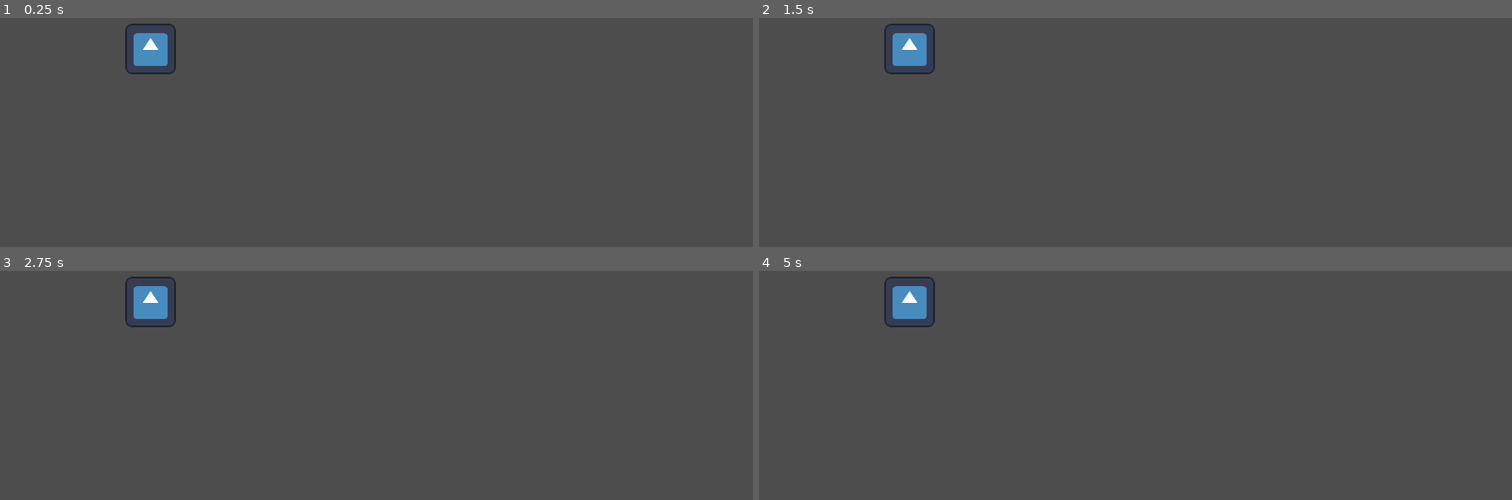
Above: before the commit, frames 1-4 (two rows, left to right).
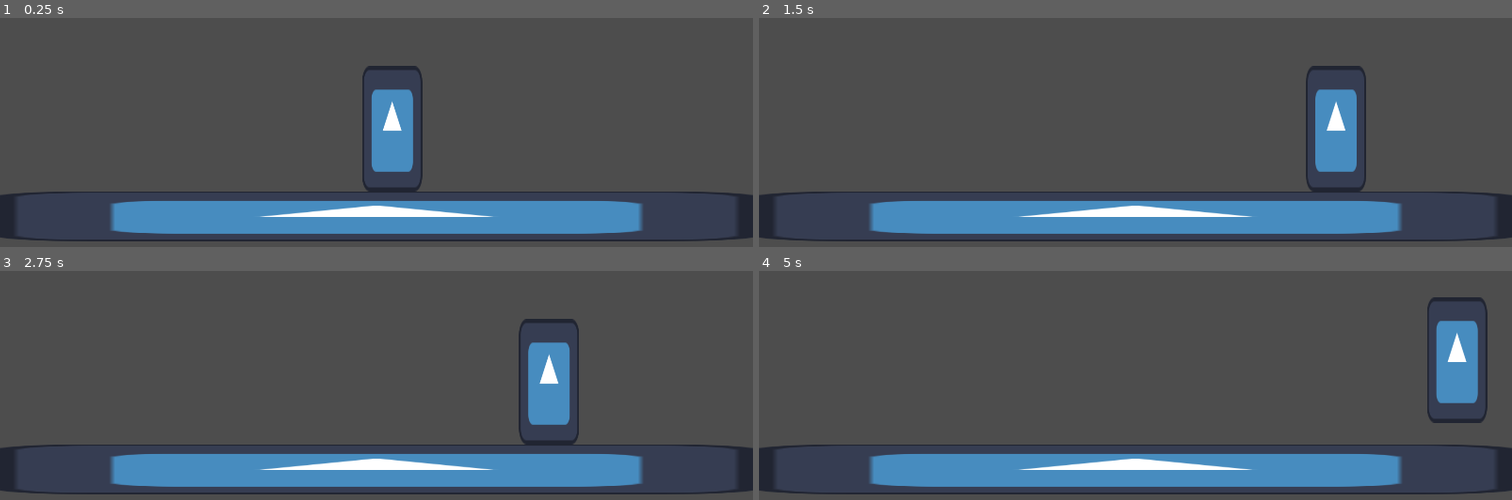
Above: after the commit, the same moments.

Repository: AgilMonkey/kmipn-6-dreamcode-trio
Game: Godot game, scene res://scenes/testing.tscn
The game is run twice, just before and just after one commit, with the same random seed, the same clock (stepped at 60 frames per second) and the same inputs. The project has no main scene, so this scene is started directly. The engine's default icon, where the game draws it, is replaced by a stand-in: a white triangle on a blue panel in a dark square.
Inputs:
- Up to frame 1 (0.25 s): no input
- Up to frame 2 (1.5 s): tap Enter at 0.5 s; hold Right (move_right, bound only after the commit) from 0.53 s (still down); tap Z (jump, bound only after the commit) at 0.6, 0.77, 1.07, 1.35 s
- Up to frame 3 (2.75 s): tap Z (jump, bound only after the commit) at 1.52, 1.82, 2.1 s; release Right (move_right, bound only after the commit) at 2.03 s; hold Left (move_left, bound only after the commit) from 2.03 s (still down)
- Up to frame 4 (5 s): release Left (move_left, bound only after the commit) at 2.78 s; hold Right (move_right, bound only after the commit) 2.78-4.28 s; tap Z (jump, bound only after the commit) at 2.85, 3.02, 3.32, 3.6, 3.77, 4.07, 4.35, 4.52, 4.82 s; tap Space at 4.25 s; hold Left (move_left, bound only after the commit) from 4.28 s (still down)

The runs differ from the first frame. In frame 1, 16% of the frame differs, in the area x 0-100%, y 2-98%; in frame 2, 16%; in frame 3, 16%; in frame 4, 16%.

Commit message:
Added player and player movement and input

Diff:
--- a/project.godot
+++ b/project.godot
@@ -21,6 +21,40 @@
 window/stretch/mode="canvas_items"
 window/stretch/aspect="ignore"
 
+[input]
+
+move_right={
+"deadzone": 0.5,
+"events": [Object(InputEventKey,"resource_local_to_scene":false,"resource_name":"","device":-1,"window_id":0,"alt_pressed":false,"shift_pressed":false,"ctrl_pressed":false,"meta_pressed":false,"pressed":false,"keycode":0,"physical_keycode":4194321,"key_label":0,"unicode":0,"echo":false,"script":null)
+, Object(InputEventJoypadMotion,"resource_local_to_scene":false,"resource_name":"","device":-1,"axis":0,"axis_value":1.0,"script":null)
+]
+}
+move_left={
+"deadzone": 0.5,
+"events": [Object(InputEventKey,"resource_local_to_scene":false,"resource_name":"","device":-1,"window_id":0,"alt_pressed":false,"shift_pressed":false,"ctrl_pressed":false,"meta_pressed":false,"pressed":false,"keycode":0,"physical_keycode":4194319,"key_label":0,"unicode":0,"echo":false,"script":null)
+, Object(InputEventJoypadMotion,"resource_local_to_scene":false,"resource_name":"","device":-1,"axis":0,"axis_value":-1.0,"script":null)
+]
+}
+move_up={
+"deadzone": 0.5,
+"events": [Object(InputEventKey,"resource_local_to_scene":false,"resource_name":"","device":-1,"window_id":0,"alt_pressed":false,"shift_pressed":false,"ctrl_pressed":false,"meta_pressed":false,"pressed":false,"keycode":0,"physical_keycode":4194320,"key_label":0,"unicode":0,"echo":false,"script":null)
+]
+}
+move_down={
+"deadzone": 0.5,
+"events": [Object(InputEventKey,"resource_local_to_scene":false,"resource_name":"","device":-1,"window_id":0,"alt_pressed":false,"shift_pressed":false,"ctrl_pressed":false,"meta_pressed":false,"pressed":false,"keycode":0,"physical_keycode":4194322,"key_label":0,"unicode":0,"echo":false,"script":null)
+]
+}
+jump={
+"deadzone": 0.5,
+"events": [Object(InputEventKey,"resource_local_to_scene":false,"resource_name":"","device":-1,"window_id":0,"alt_pressed":false,"shift_pressed":false,"ctrl_pressed":false,"meta_pressed":false,"pressed":false,"keycode":0,"physical_keycode":90,"key_label":0,"unicode":122,"echo":false,"script":null)
+]
+}
+
+[physics]
+
+common/physics_ticks_per_second=70
+
 [rendering]
 
 renderer/rendering_method="mobile"
--- /dev/null
+++ b/scenes/player/player.gd
@@ -0,0 +1,28 @@
+extends CharacterBody2D
+
+
+const SPEED = 500.0
+const JUMP_VELOCITY = -400.0
+
+# Get the gravity from the project settings to be synced with RigidBody nodes.
+var gravity = ProjectSettings.get_setting("physics/2d/default_gravity")
+
+
+func _physics_process(delta):
+	# Add the gravity.
+	if not is_on_floor():
+		velocity.y += gravity * delta
+
+	# Handle jump.
+	if Input.is_action_just_pressed("jump") and is_on_floor():
+		velocity.y = JUMP_VELOCITY
+
+	# Get the input direction and handle the movement/deceleration.
+	# As good practice, you should replace UI actions with custom gameplay actions.
+	var direction = Input.get_axis("move_left", "move_right")
+	if direction:
+		velocity.x = direction * SPEED
+	else:
+		velocity.x = move_toward(velocity.x, 0, SPEED)
+
+	move_and_slide()
--- /dev/null
+++ b/scenes/player/player.tscn
@@ -0,0 +1,20 @@
+[gd_scene load_steps=4 format=3 uid="uid://cnvfy6v4dwocl"]
+
+[ext_resource type="Texture2D" uid="uid://car55fva7ngde" path="res://icon.svg" id="1_8278p"]
+[ext_resource type="Script" path="res://scenes/player/player.gd" id="1_cou1i"]
+
+[sub_resource type="CapsuleShape2D" id="CapsuleShape2D_p7pti"]
+radius = 88.0
+height = 352.0
+
+[node name="Player" type="CharacterBody2D"]
+script = ExtResource("1_cou1i")
+
+[node name="Icon" type="Sprite2D" parent="."]
+position = Vector2(0, -160)
+scale = Vector2(1.2, 2.5)
+texture = ExtResource("1_8278p")
+
+[node name="CollisionShape2D" type="CollisionShape2D" parent="."]
+position = Vector2(0, -176)
+shape = SubResource("CapsuleShape2D_p7pti")
--- a/scenes/testing.tscn
+++ b/scenes/testing.tscn
@@ -1,9 +1,24 @@
-[gd_scene load_steps=2 format=3 uid="uid://boaj6qp2a7r41"]
+[gd_scene load_steps=4 format=3 uid="uid://boaj6qp2a7r41"]
 
 [ext_resource type="Texture2D" uid="uid://car55fva7ngde" path="res://icon.svg" id="1_um7pu"]
+[ext_resource type="PackedScene" uid="uid://cnvfy6v4dwocl" path="res://scenes/player/player.tscn" id="2_htqtv"]
+
+[sub_resource type="RectangleShape2D" id="RectangleShape2D_wcy38"]
+size = Vector2(128, 128)
 
 [node name="Testing" type="Node"]
 
-[node name="Icon" type="Sprite2D" parent="."]
-position = Vector2(384, 516)
+[node name="Level2D" type="Node2D" parent="."]
+
+[node name="Ground" type="StaticBody2D" parent="Level2D"]
+position = Vector2(960, 944)
+scale = Vector2(15.32, 1)
+
+[node name="Icon" type="Sprite2D" parent="Level2D/Ground"]
 texture = ExtResource("1_um7pu")
+
+[node name="CollisionShape2D" type="CollisionShape2D" parent="Level2D/Ground"]
+shape = SubResource("RectangleShape2D_wcy38")
+
+[node name="Player" parent="Level2D" instance=ExtResource("2_htqtv")]
+position = Vector2(1000, 872)
